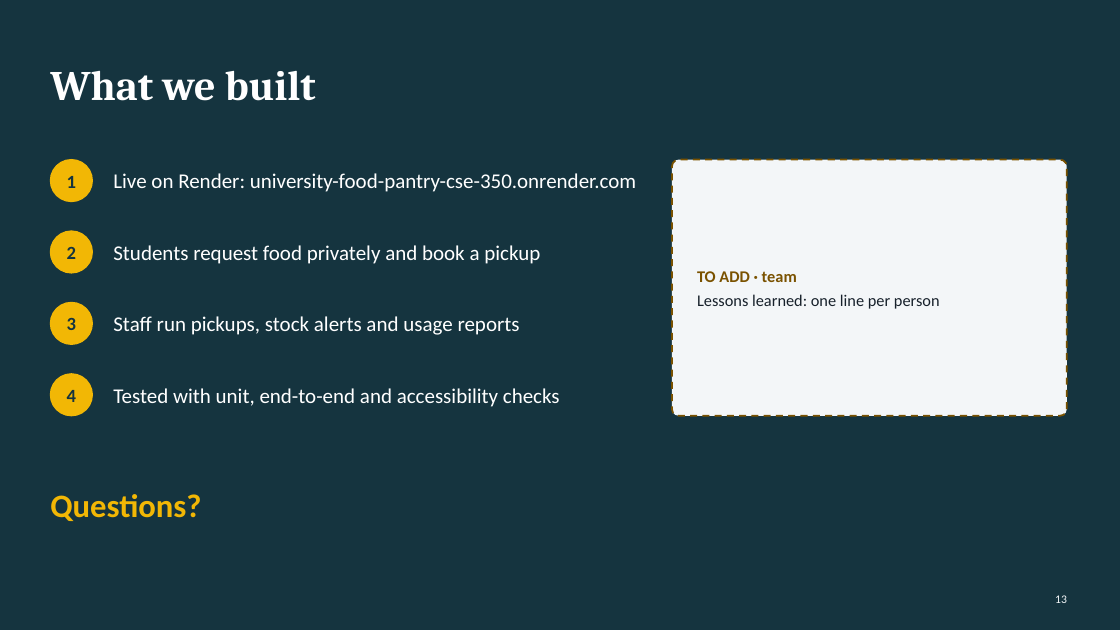
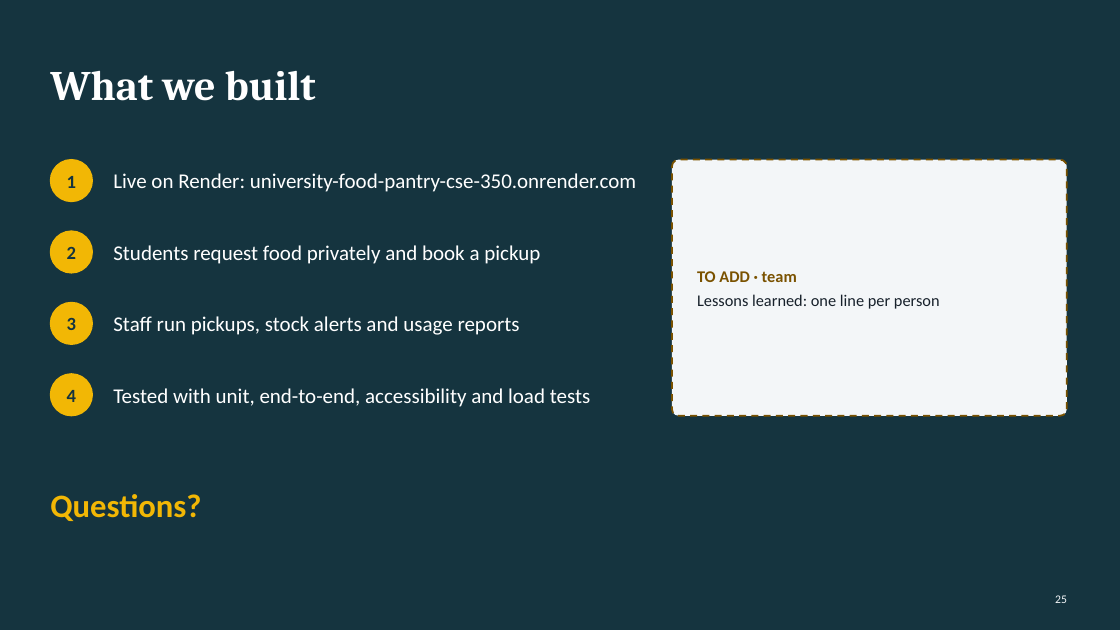
Before and after one commit to a0merr/University-Food-Pantry-CSE-350-, a slide deck: slide 25 of docs/presentation/CSE350_Demo_Deck_DRAFT.pptx (slide 13 before the commit). Drawn at 1120x630 pixels with LibreOffice and Linux fonts; fonts in the diff are those of the drawing. Boxes give left, top, right and bottom in pixels: in the first picture for what was removed or moved away, otherwise in the second. Text is boxed around its words. In the diff, an @@ line names an element or a change of style, - is before the commit and + after.

```diff
--- a/docs/presentation/CSE350_Demo_Deck_DRAFT.pptx
+++ b/docs/presentation/CSE350_Demo_Deck_DRAFT.pptx
@@ text at (x1=113, y1=388, x2=590, y2=407): text changed @@
-Tested with unit, end-to-end and accessibility checks
+Tested with unit, end-to-end, accessibility and load tests
@@ page number at (x1=1055, y1=595, x2=1067, y2=603): text changed @@
-13
+25
```
Also in this commit, not shown: 11 other slides changed, 13 slides added, 1 slide removed, 5 other files.
